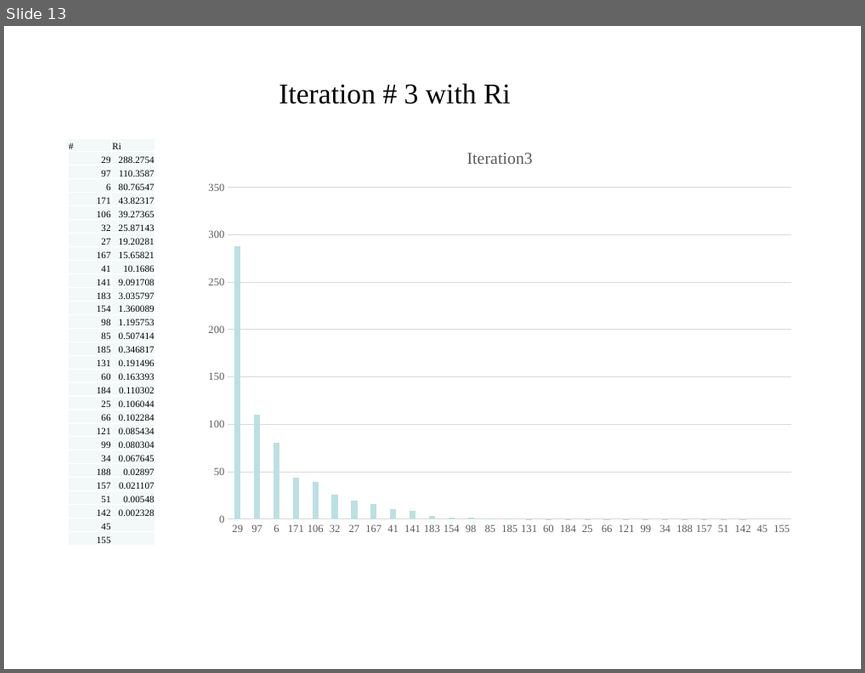
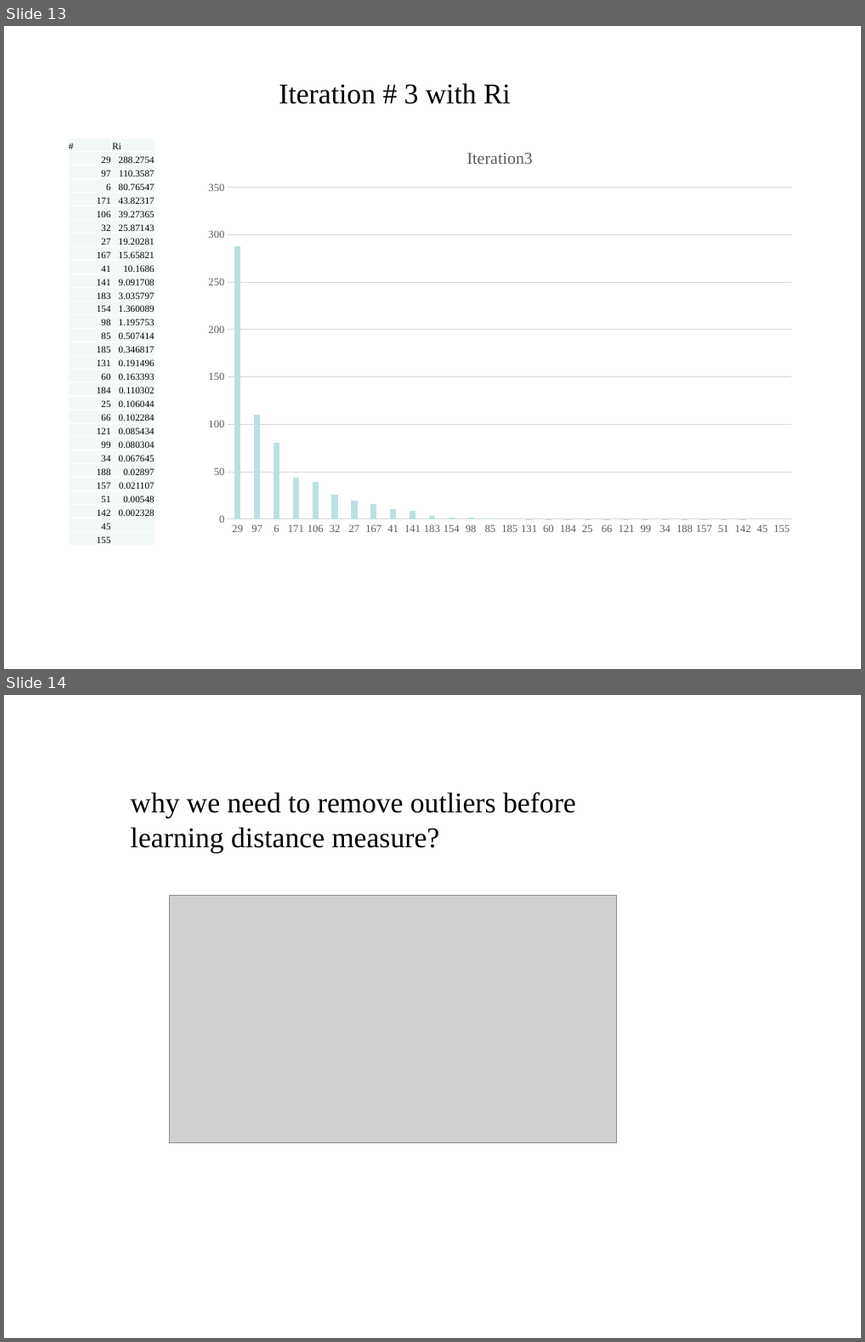
Before and after one commit to Hellozepp117/bolun117, a slide deck: papers/report 11 25.pptx. Shown one above the other, each under a label of ours: slide 13 before the commit, slides 13 and 14 after it. The pictures are 865x673 and 865x1342 pixels, drawn with LibreOffice and Linux fonts; fonts in the diff are those of the drawing; grey boxes stand for pictures; background and template pictures are left out. Boxes give left, top, right and bottom in pixels: in the first picture for what was removed or moved away, otherwise in the second. Text is boxed around its words. In the diff, an @@ line names an element or a change of style, - is before the commit and + after.

```diff
--- a/papers/report 11 25.pptx
+++ b/papers/report 11 25.pptx
@@ slide 14 added at [4, 695, 861, 1338], background picture (left out) @@
@@ text added at [131, 792, 576, 852], 24 pt, text #000000 @@
+why we need to remove outliers before learning distance measure?
@@ picture added at [170, 895, 617, 1143] @@
```
Also in this commit, not shown: 7 other slides added, 3 slides removed, 5 other files.
